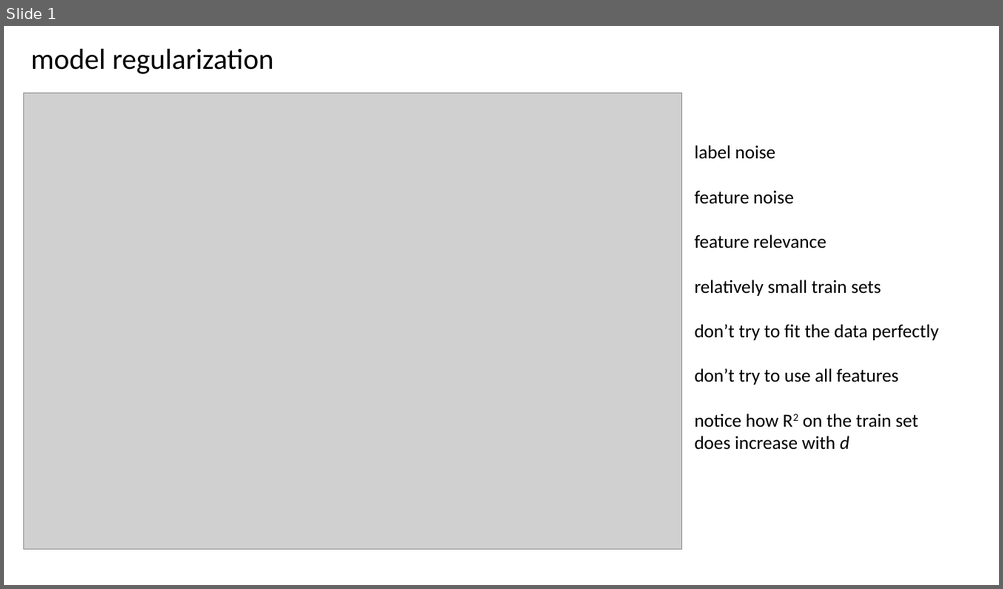
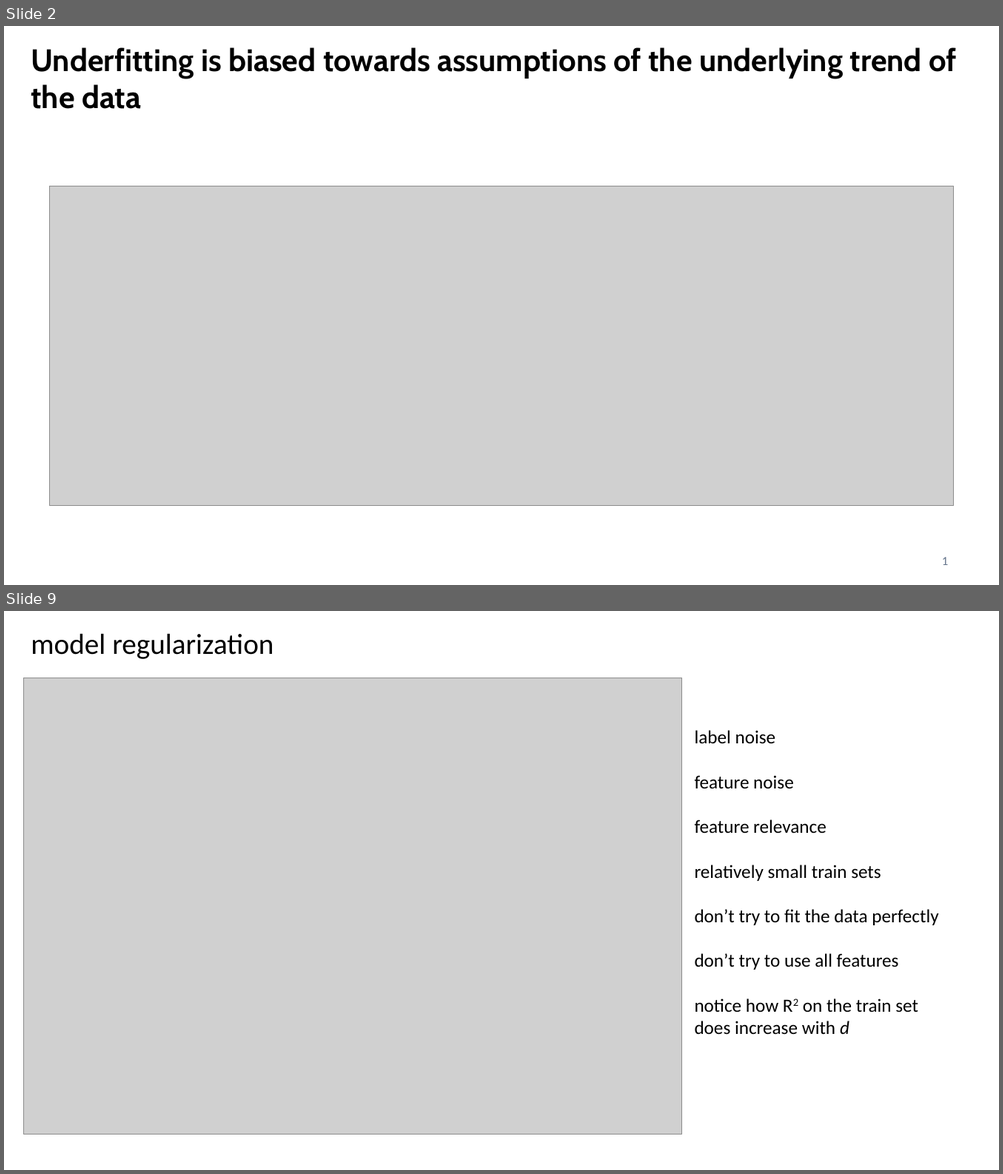
Before and after one commit to CompOmics/ML_AI_Analytical_Chemistry_Course, a slide deck: 03_Evaluation/slides/3_1_regularization.pptx. Shown one above the other, each under a label of ours: slide 1 before the commit, slides 2 and 9 after it; the slides between them are not shown. The pictures are 1003x589 and 1003x1174 pixels, drawn with LibreOffice and Linux fonts; fonts in the diff are those of the drawing; grey boxes stand for pictures. Boxes give left, top, right and bottom in pixels: in the first picture for what was removed or moved away, otherwise in the second. Text is boxed around its words. In the diff, an @@ line names an element or a change of style, - is before the commit and + after.

```diff
--- a/03_Evaluation/slides/3_1_regularization.pptx
+++ b/03_Evaluation/slides/3_1_regularization.pptx
@@ slide 2 added at bbox=[4, 26, 999, 585], background #FFFFFF @@
@@ text added at bbox=[31, 47, 956, 109], 30 pt, text #000000, bold @@
+Underfitting is biased towards assumptions of the underlying trend of the data
@@ picture added at bbox=[50, 187, 953, 506] @@
@@ text added at bbox=[942, 557, 948, 565], 12 pt, text #64748B @@
+1
@@ what was slide 1 is now slide 9 @@
```
Also in this commit, not shown: 13 other slides added, 2 other files.
